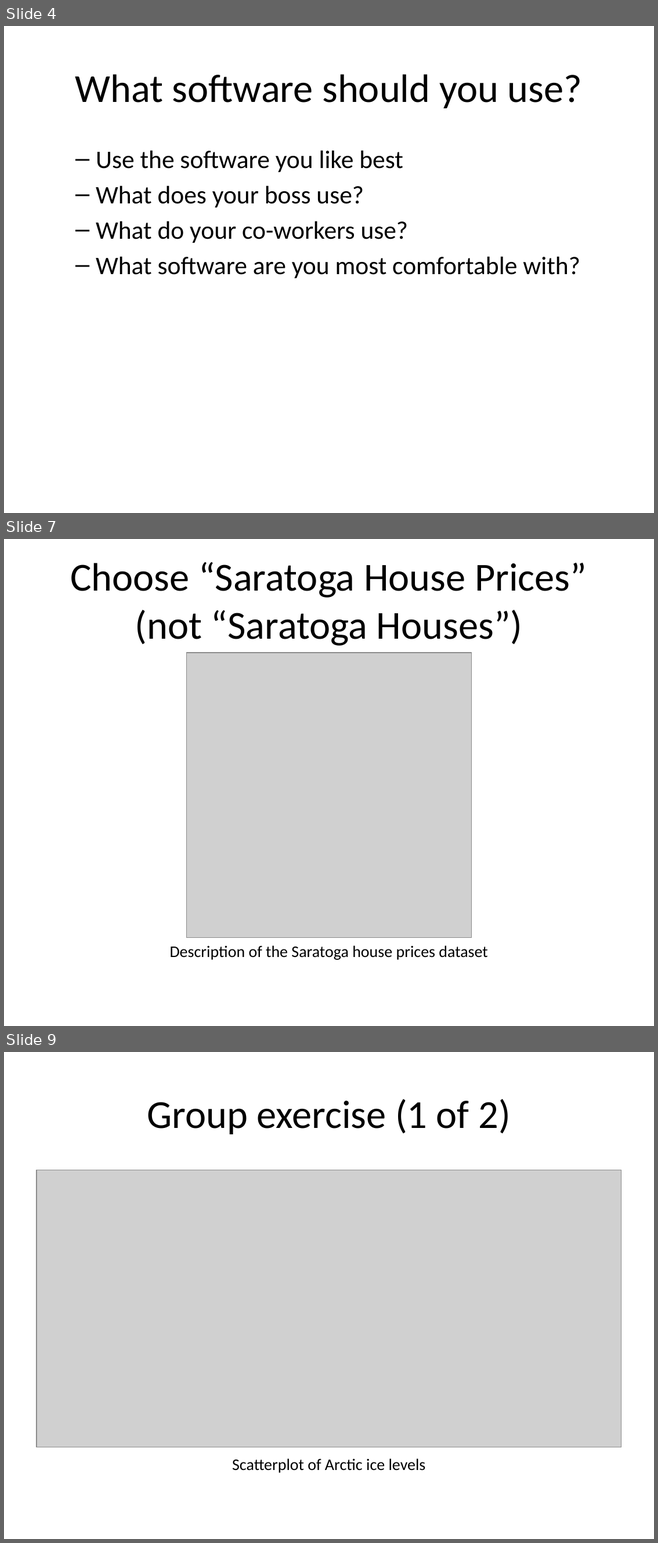
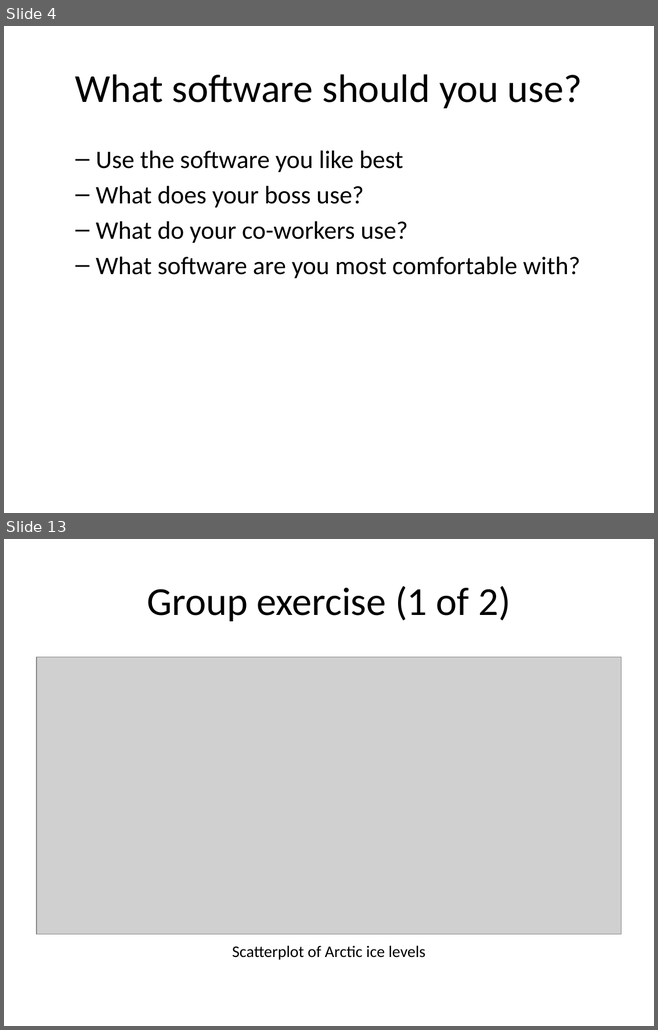
Before and after one commit to pmean/data-visualization, a slide deck: data-viz-01/src/v01-main-scatterplots.pptx. Shown one above the other, each under a label of ours: slides 4, 7 and 9 before the commit, slides 4 and 13 after it; the slides between them are not shown. The pictures are 658x1543 and 658x1030 pixels, drawn with LibreOffice and Linux fonts; fonts in the diff are those of the drawing; grey boxes stand for pictures. Boxes give left, top, right and bottom in pixels: in the first picture for what was removed or moved away, otherwise in the second. Text is boxed around its words. In the diff, an @@ line names an element or a change of style, - is before the commit and + after.

```diff
--- a/data-viz-01/src/v01-main-scatterplots.pptx
+++ b/data-viz-01/src/v01-main-scatterplots.pptx
@@ slide 7 removed at (4, 539, 654, 1026), background #FFFFFF @@
@@ title removed at (70, 562, 586, 646) @@
-Choose “Saratoga House Prices” (not “Saratoga Houses”)
@@ picture removed at (187, 653, 471, 938) @@
@@ text removed at (170, 946, 487, 960) @@
-Description of the Saratoga house prices dataset
@@ what was slide 9 is now slide 13 @@
```
Also in this commit, not shown: 8 slides added, 3 other slides removed, 7 other files.
